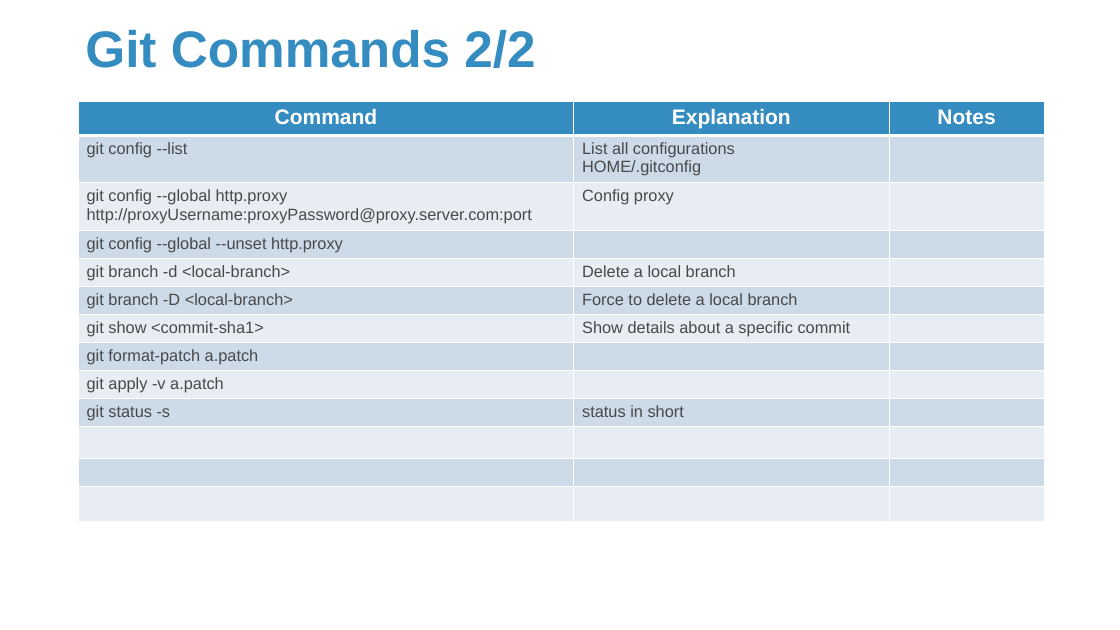
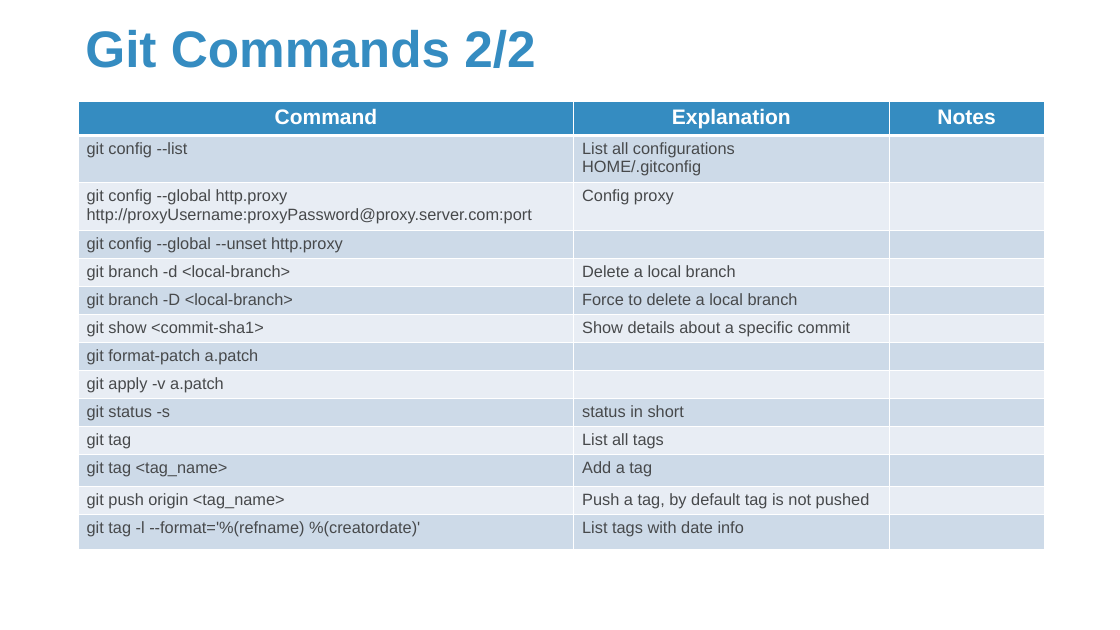
Before and after one commit to Sparks-Lu/TechNotes, a slide deck: slide 17 of Linux/Linux_Notes.pptx. Drawn at 1120x630 pixels with LibreOffice and Linux fonts; fonts in the diff are those of the drawing; background and template pictures are left out. Boxes give left, top, right and bottom in pixels: in the first picture for what was removed or moved away, otherwise in the second. Text is boxed around its words. In the diff, an @@ line names an element or a change of style, - is before the commit and + after.

```diff
--- a/Linux/Linux_Notes.pptx
+++ b/Linux/Linux_Notes.pptx
@@ table at [78, 102, 1044, 549] @@
-row 11:  |  | 
-row 12:  |  | 
-row 13:  |  | 
+row 11: git tag | List all tags | 
+row 12: git tag <tag_name> | Add a tag | 
+row 13: git push origin <tag_name> | Push a tag, by default tag is not pushed | 
+row 14: git tag -l --format='%(refname) %(creatordate)' | List tags with date info | 
```
Also in this commit, not shown: 3 other files.
